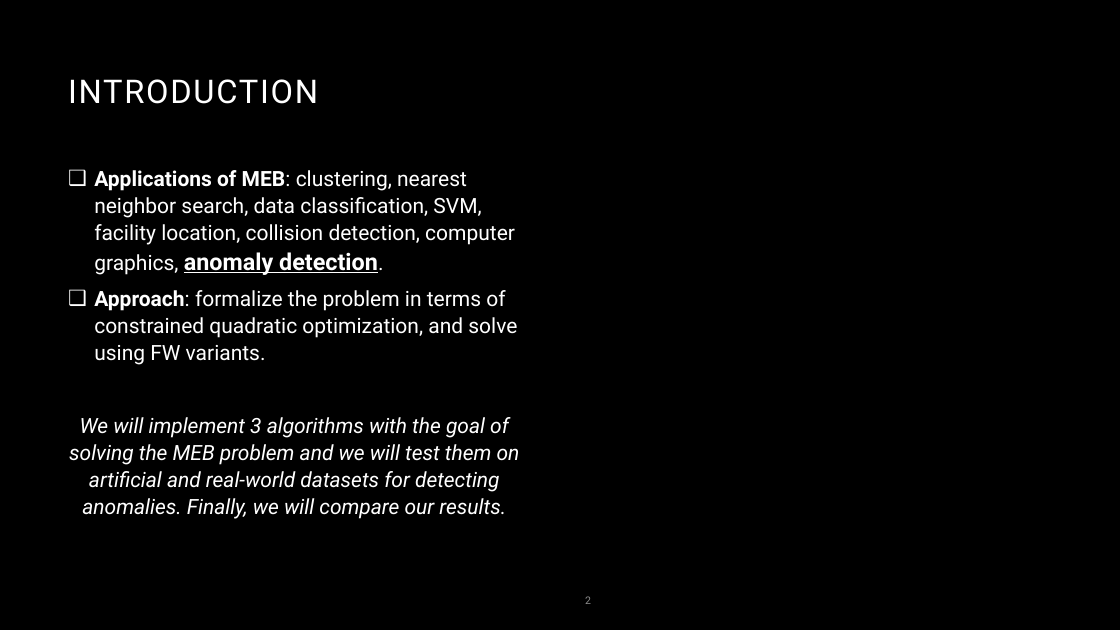
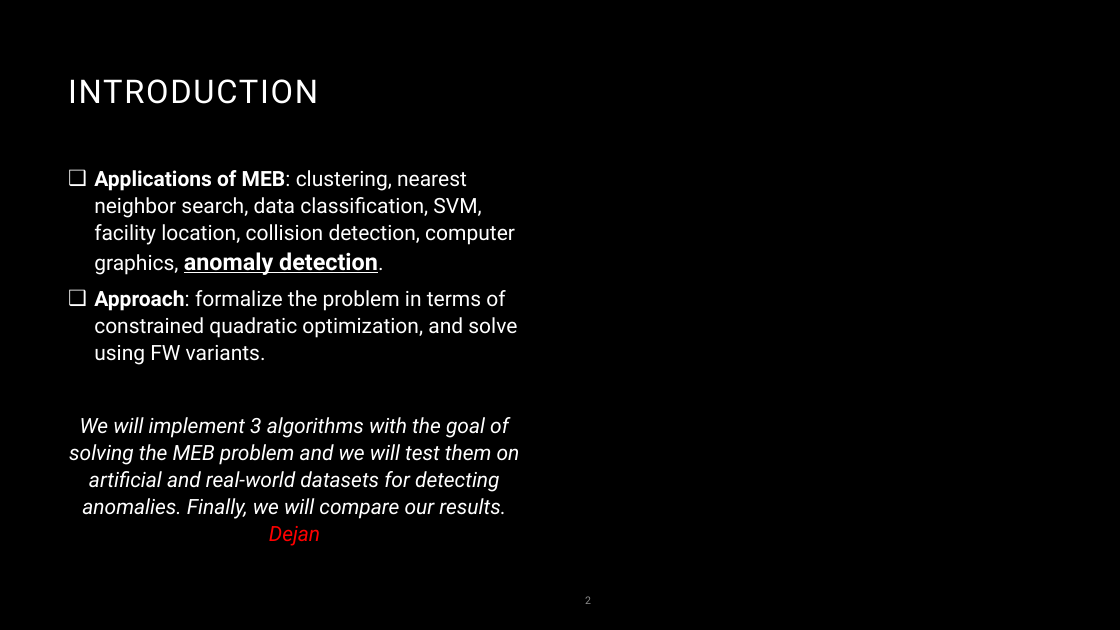
Before and after one commit to suleymanerim1/MEB_FrankWolfe_Optimization, a slide deck: slide 2 of Theory/Minimum Enclosing Ball for FW_Updated.pptx. Drawn at 1120x630 pixels with LibreOffice and Linux fonts; fonts in the diff are those of the drawing; background and template pictures are left out. Boxes give left, top, right and bottom in pixels: in the first picture for what was removed or moved away, otherwise in the second. Text is boxed around its words. In the diff, an @@ line names an element or a change of style, - is before the commit and + after.

```diff
--- a/Theory/Minimum Enclosing Ball for FW_Updated.pptx
+++ b/Theory/Minimum Enclosing Ball for FW_Updated.pptx
@@ text at (69,417,520,546): text changed @@
-We will implement 3 algorithms with the goal of solving the MEB problem and we will test them on artificial and real-world datasets for detecting anomalies. Finally, we will compare our results.
+We will implement 3 algorithms with the goal of solving the MEB problem and we will test them on artificial and real-world datasets for detecting anomalies. Finally, we will compare our results. Dejan
```
Also in this commit, not shown: 11 other slides changed.
